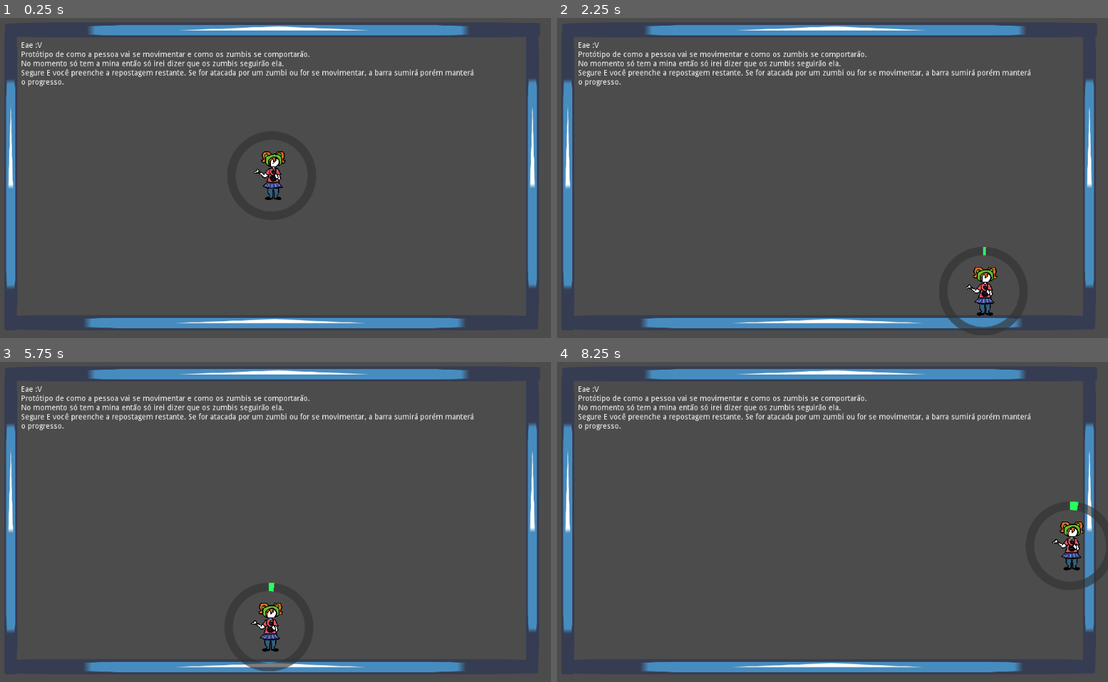
Above: before the commit, frames 1-4 (two rows, left to right).
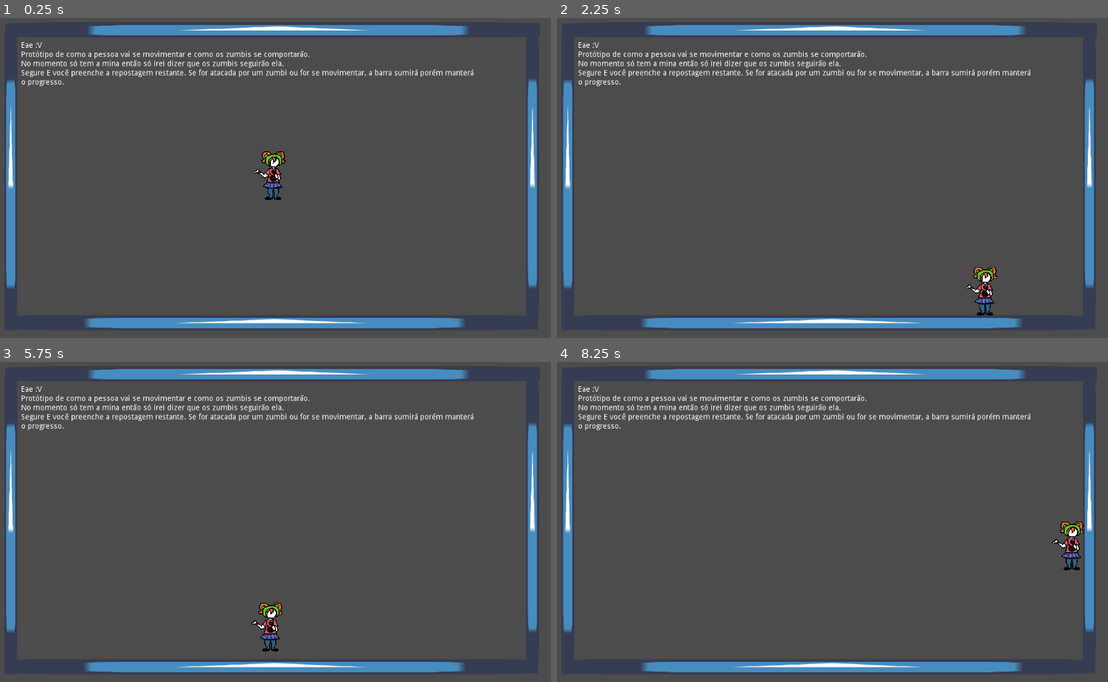
Above: after the commit, the same moments.

Repository: charalian/reporter-madness
Game: Godot game, scene res://stages/teste.tscn
Two runs of this game, one before a commit and one after it. Both use one fixed random seed, a clock stepped at 60 frames per second and the inputs below. The engine's default icon, where the game draws it, is replaced by a stand-in: a white triangle on a blue panel in a dark square.
Inputs:
- Up to frame 1 (0.25 s): no input
- Up to frame 2 (2.25 s): tap Enter (ui_accept) at 0.5, 1.35, 1.52, 1.82 s; hold Right (ui_right) 0.53-1.28 s; hold Enter (ui_accept) 0.53-1.28 s; hold Down (ui_down) 1.28-2.03 s; hold Right (ui_right) from 2.03 s (still down); hold Enter (ui_accept) from 2.03 s (still down)
- Up to frame 3 (5.75 s): release Right (ui_right) at 2.78 s; release Enter (ui_accept) at 2.78 s; hold Up (ui_up) 2.78-3.53 s; tap Enter (ui_accept) at 2.85, 3.02, 3.32, 4.35, 4.52, 4.82 s; hold Enter (ui_accept) 3.53-4.28 s; hold Left (ui_left) 3.53-5.03 s; hold Down (ui_down) from 5.03 s (still down); hold Enter (ui_accept) from 5.03 s (still down)
- Up to frame 4 (8.25 s): release Down (ui_down) at 5.78 s; release Enter (ui_accept) at 5.78 s; hold Right (ui_right) 5.78-6.53 s; tap Enter (ui_accept) at 5.85, 6.02, 6.32, 7.35, 7.52, 7.82 s; hold Up (ui_up) 6.53-7.28 s; hold Enter (ui_accept) 6.53-7.28 s; hold Right (ui_right) 7.28-8.03 s; hold Down (ui_down) from 8.03 s (still down); hold Enter (ui_accept) from 8.03 s (still down)

The runs differ from the first frame. In frame 2, 0.2% of the frame differs, in the area x 70-84%, y 71-97%; in frame 3, 0.2%, in the area x 43-54%, y 68-97%; in frame 4, 0.2%.

Commit message:
de-yanderedevify

Diff:
--- a/src/player/player.gd
+++ b/src/player/player.gd
@@ -4,30 +4,31 @@
 var life = 3
 var walking = false
 var percentage = 0
+var speed = 300
 
 func _process(delta):
-    # Isso dói em mim mas é o que tem pra hoje
-    var speed = 300 * delta
-    if Input.is_action_pressed("ui_up"):
-        position.y -= speed
-    if Input.is_action_pressed("ui_down"):
-        position.y += speed
-    if Input.is_action_pressed("ui_left"):
-        position.x -= speed
-    if Input.is_action_pressed("ui_right"):
-        position.x += speed
+    move = Vector2(0, 0)
+    walking = false
+
+    move.y = int(Input.is_action_pressed("ui_down")) - int(Input.is_action_pressed("ui_up"))
+    move.x = int(Input.is_action_pressed("ui_right")) - int(Input.is_action_pressed("ui_left"))
+
+    if move != Vector2(0, 0):
+        walking = true
+
+    move = move * speed
+
     move.normalized()
     move_and_slide(move)
 
-func _input(event):
     #Quando apertar E, uma barra circular irá aparecer. Se houver algum movimento, a barra sumirá e parará de acrescentar números.
     if !walking && Input.is_action_pressed("ui_accept"):
+        if !$textureprogress.visible:
+            $anim.stop(true)
+            $anim.play("fade_in")
         percentage += 0.1
         $textureprogress.value = percentage
-        $textureprogress.visible = true
         if $textureprogress.value >= 100: # Quando completar 100, o jogo fechará.
             get_tree().quit()
     else:
         $textureprogress.visible = false
-    if !walking && Input.is_action_just_pressed("ui_accept"):
-        $anim.play("fade_in")
--- a/src/player/player.tscn
+++ b/src/player/player.tscn
@@ -61,11 +61,11 @@
 shape = SubResource( 1 )
 
 [node name="textureprogress" type="TextureProgress" parent="."]
-margin_left = -102.964
-margin_top = -105.678
-margin_right = 409.036
-margin_bottom = 406.322
-rect_scale = Vector2( 0.4, 0.4 )
+margin_left = 0.5
+margin_top = 0.25
+margin_right = 512.5
+margin_bottom = 512.25
+rect_scale = Vector2( 1e-05, 1e-05 )
 texture_under = ExtResource( 3 )
 texture_progress = ExtResource( 3 )
 fill_mode = 4
Not shown: 2 places in src/stages/teste.tscn that only renumber resources
